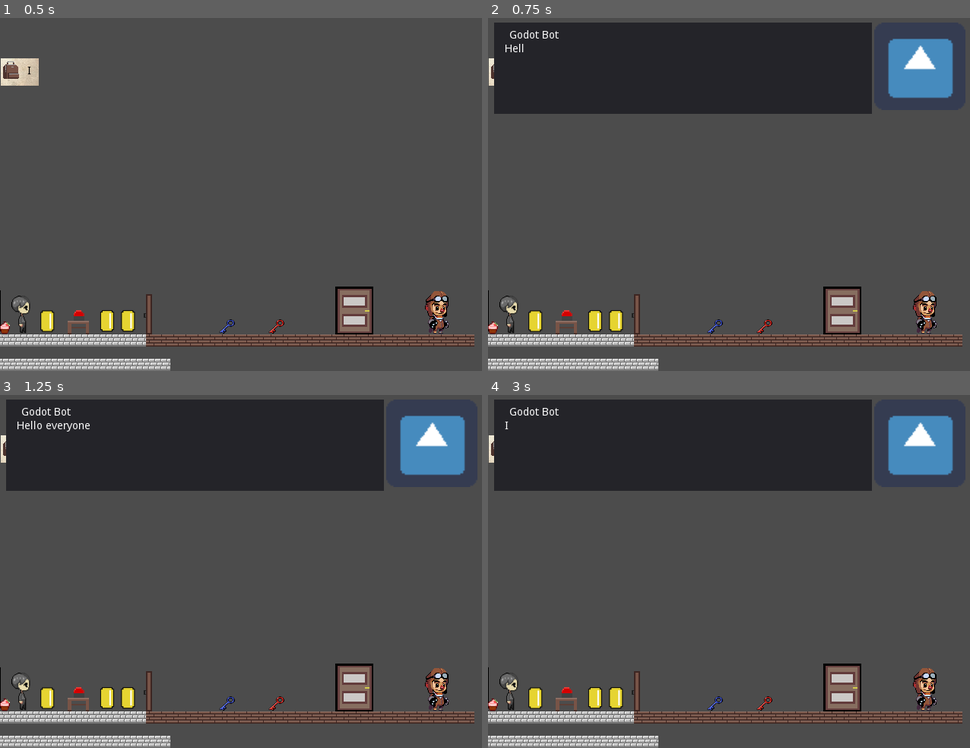
Above: before the commit, frames 1-4 (two rows, left to right).
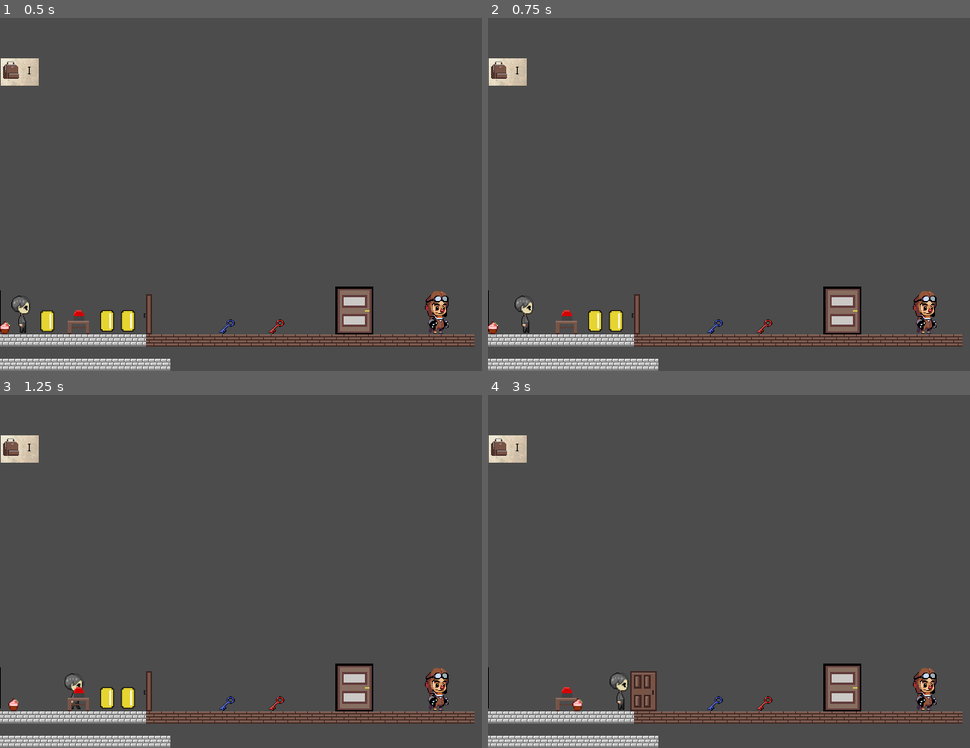
Above: after the commit, the same moments.

Repository: bkuon/Reverie
Game: Godot game, scene res://world.tscn
The game is run twice, just before and just after one commit, with the same random seed, the same clock (stepped at 60 frames per second) and the same inputs. The engine's default icon, where the game draws it, is replaced by a stand-in: a white triangle on a blue panel in a dark square.
Inputs:
- Up to frame 1 (0.5 s): no input
- Up to frame 2 (0.75 s): tap Enter at 0.5 s; hold Right (ui_right) from 0.53 s (still down); tap A (enter_door) at 0.6 s
- Up to frame 3 (1.25 s): keep holding Right (ui_right)
- Up to frame 4 (3 s): release Right (ui_right) at 1.28 s; hold Down (ui_down) 1.28-2.03 s; tap Z (interact) at 1.35, 2.85 s; hold Right (ui_right) 2.03-2.78 s; tap A (enter_door) at 2.1 s; hold Up (ui_up) from 2.78 s (still down)

Frame 1 is identical in both runs. In frame 2, 23% of the frame differs, in the area x 1-97%, y 1-90%; in frame 3, 23%; in frame 4, 24%, in the area x 0-97%, y 1-91%.

Commit message:
Fixed dialogue issue

Diff:
--- a/Globals.gd
+++ b/Globals.gd
@@ -9,7 +9,7 @@
 var popup = null
 var canvas_layer = null
 var dialogue = null
-var dialogueStart=true
+var dialogueStart=false
 
 var unlocked = false
 var coinCounter = 0
--- a/world.tscn
+++ b/world.tscn
@@ -1,5 +1,4 @@
-[gd_scene load_steps=41 format=2]
-
+[gd_scene load_steps=42 format=2]
 
 [ext_resource path="res://KinematicBody2D.gd" type="Script" id=1]
 [ext_resource path="res://images/MC/MC-1.png" type="Texture" id=2]
@@ -25,13 +24,13 @@
 [ext_resource path="res://DialogueParser.gd" type="Script" id=22]
 [ext_resource path="res://Door.tscn" type="PackedScene" id=23]
 [ext_resource path="res://icon.png" type="Texture" id=24]
-[ext_resource path="res://inventory.gd" type="Script" id=25]
-[ext_resource path="res://images/backgrounds/minipaperbg.png" type="Texture" id=26]
-[ext_resource path="res://images/Items/bag.png" type="Texture" id=27]
-[ext_resource path="res://images/backgrounds/paperbackground.png" type="Texture" id=28]
-[ext_resource path="res://images/backgrounds/itembackground.png" type="Texture" id=29]
-[ext_resource path="res://FollowerObject.gd" type="Script" id=30]
-[ext_resource path="res://images/Items/cupcake.png" type="Texture" id=31]
+[ext_resource path="res://FollowerObject.gd" type="Script" id=25]
+[ext_resource path="res://images/Items/cupcake.png" type="Texture" id=26]
+[ext_resource path="res://inventory.gd" type="Script" id=27]
+[ext_resource path="res://images/backgrounds/minipaperbg.png" type="Texture" id=28]
+[ext_resource path="res://images/Items/bag.png" type="Texture" id=29]
+[ext_resource path="res://images/backgrounds/paperbackground.png" type="Texture" id=30]
+[ext_resource path="res://images/backgrounds/itembackground.png" type="Texture" id=31]
 
 [sub_resource type="SpriteFrames" id=1]
 animations = [ {
@@ -153,7 +152,6 @@
 editor/display_folded = true
 script = ExtResource( 8 )
 
-
 [node name="CollisionShape2D2" type="CollisionShape2D" parent="doorObject"]
 position = Vector2( 196.944, 405.818 )
 shape = SubResource( 5 )
@@ -185,7 +183,7 @@
 script = ExtResource( 11 )
 
 [node name="table_button" type="Area2D" parent="button"]
-position = Vector2( -1.52588e-05, 0 )
+position = Vector2( -1.52588e-005, 0 )
 collision_layer = 2
 __meta__ = {
 "_edit_group_": true
@@ -501,14 +499,13 @@
 margin_top = 43.0
 margin_right = 203.0
 margin_bottom = 79.0
-texture = ExtResource( 29 )
+texture = ExtResource( 31 )
 
 [node name="LootButton" type="TextureButton" parent="inventory/TextureRect/InventorySlots/8"]
 margin_left = 2.0
 margin_top = 3.0
 margin_right = 40.0
 margin_bottom = 32.0
-
 [connection signal="area_entered" from="MC_Sprite/Area2D" to="MC_Sprite" method="_on_Area2D_area_entered"]
 [connection signal="area_exited" from="MC_Sprite/Area2D" to="MC_Sprite" method="_on_Area2D_area_exited"]
 [connection signal="done_talking" from="DialogueParser" to="MC_Sprite" method="_on_DialogueParser_done_talking"]
Not shown: 12 places in world.tscn that only renumber resources
